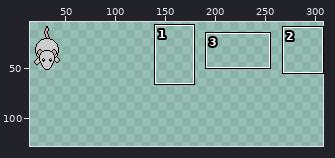
One commit to this sprite sheet: assets/sprites.png. The picture above shows the old version from afar; the outline marks the close-up.
Close-up. Earlier state:
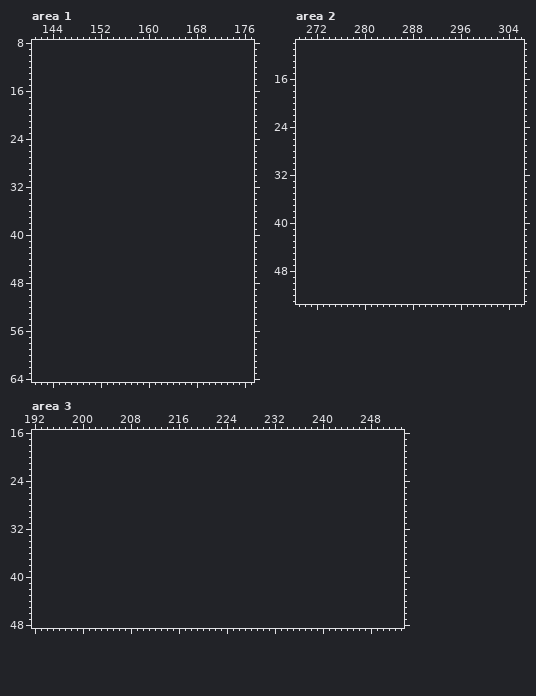
The file is 64x64 pixels. Shown: area 1: x 141..177, y 8..64; area 2: x 269..306, y 10..53; area 3: x 192..253, y 16..48. The old version is drawn lined up with the new one, on the new canvas. The wide view leaves out empty margins. The commit also changed other parts of the picture, which this record leaves out.
After:
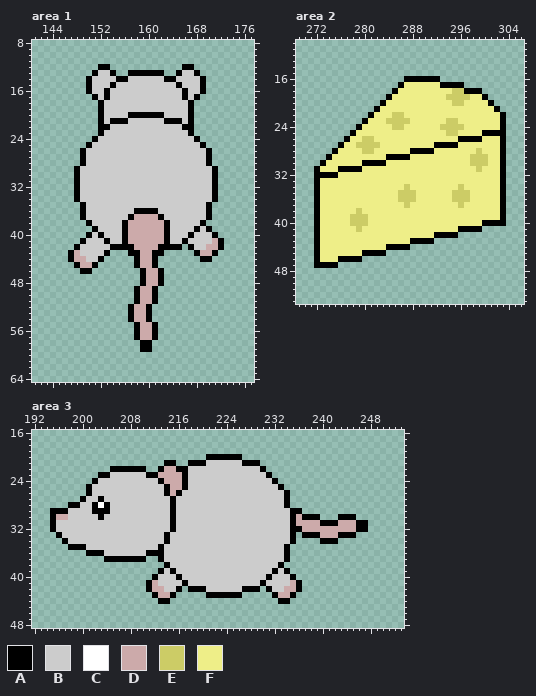
Palette (. is transparent): A #000000  B #cccccc  C #ffffff  D #ccaaaa  E #cccc66  F #eeee88
The exact change:
canvas 64x64 -> 320x128
Changed rows in their new state; - is an unchanged pixel.
Area 1:
first column x 147:
12 -----AA------------AA-----
13 ----ABBA--AAAAAA--ABBA----
14 ---ABBBBAABBBBBBAABBBBA---
15 ---ABBBABBBBBBBBBBABBBA---
16 ---ABBABBBBBBBBBBBBABBA---
17 ----ABABBBBBBBBBBBBABA----
18 -----ABBBBBBBBBBBBBBA-----
19 -----ABBBBBBBBBBBBBBA-----
20 -----ABBBBAAAAAABBBBA-----
21 -----ABAAABBBBBBAAABA-----
22 -----AABBBBBBBBBBBBAA-----
23 -----ABBBBBBBBBBBBBBA-----
24 ----ABBBBBBBBBBBBBBBBA----
25 ---ABBBBBBBBBBBBBBBBBBA---
26 --ABBBBBBBBBBBBBBBBBBBBA--
27 --ABBBBBBBBBBBBBBBBBBBBA--
28 --ABBBBBBBBBBBBBBBBBBBBA--
29 -ABBBBBBBBBBBBBBBBBBBBBBA-
30 -ABBBBBBBBBBBBBBBBBBBBBBA-
31 -ABBBBBBBBBBBBBBBBBBBBBBA-
32 -ABBBBBBBBBBBBBBBBBBBBBBA-
33 -ABBBBBBBBBBBBBBBBBBBBBBA-
34 -ABBBBBBBBBBBBBBBBBBBBBBA-
35 --ABBBBBBBBBBBBBBBBBBBBA--
36 --ABBBBBBBBAAAABBBBBBBBA--
37 --ABBBBBBBADDDDABBBBBBBA--
38 ---ABBBBBADDDDDDABBBBBA---
39 ----ABBBBADDDDDDABBBBABA--
40 ---ABABBBADDDDDDABBBABBBA-
41 --ABBBABBADDDDDDABBABBBBDA
42 -ABBBBBAAAADDDDAAAA-ABBDDA
43 ADBBBBA---AADDAA-----ADDA-
44 ADDBBA-----ADDA-------AA--
45 -ADDA------ADDA-----------
46 --AA--------ADDA----------
47 ------------ADDA----------
48 ------------ADDA----------
49 -----------ADDA-----------
50 -----------ADDA-----------
51 -----------ADDA-----------
52 ----------ADDA------------
53 ----------ADDA------------
54 ----------ADDA------------
55 -----------ADDA-----------
56 -----------ADDA-----------
57 -----------ADDA-----------
58 ------------AA------------
59 ------------AA------------
Area 2:
first column x 272:
16 ---------------AAAAAA-----------
17 --------------AFFFFFFAAAA-------
18 -------------AFFFFFFFFFEEAAA----
19 ------------AFFFFFFFFFEEEEFFA---
20 -----------AFFFFFFFFFFFEEFFFFA--
21 ----------AFFFFFFFFFFFFFFFFFFFA-
22 ---------AFFFEEFFFFFFFFFFFFFFFFA
23 --------AFFFEEEEFFFFFFEEFFFFFFFA
24 -------AFFFFFEEFFFFFFEEEEFFFFFFA
25 ------AFFFFFFFFFFFFFFFEEFFFFAAAA
26 -----AFFEEFFFFFFFFFFFFFFAAAAFFFA
27 ----AFFEEEEFFFFFFFFFAAAAFFFFFFFA
28 ---AFFFFEEFFFFFFAAAAFFFFFFFEFFFA
29 --AFFFFFFFFFAAAAFFFFFFFFFFEEEFFA
30 -AFFFFFFAAAAFFFFFFFFFFFFFFEEEFFA
31 AFFFAAAAFFFFFFFFFFFFFFFFFFFEFFFA
32 AAAAFFFFFFFFFFFFFFFFFFFFFFFFFFFA
33 AFFFFFFFFFFFFFFFFFFFFFFFFFFFFFFA
34 AFFFFFFFFFFFFFFEFFFFFFFFEFFFFFFA
35 AFFFFFFFFFFFFFEEEFFFFFFEEEFFFFFA
36 AFFFFFFFFFFFFFEEEFFFFFFEEEFFFFFA
37 AFFFFFFFFFFFFFFEFFFFFFFFEFFFFFFA
38 AFFFFFFEFFFFFFFFFFFFFFFFFFFFFFFA
39 AFFFFFEEEFFFFFFFFFFFFFFFFFFFFFFA
40 AFFFFFEEEFFFFFFFFFFFFFFFFFFFAAAA
41 AFFFFFFEFFFFFFFFFFFFFFFFAAAA----
42 AFFFFFFFFFFFFFFFFFFFAAAA--------
43 AFFFFFFFFFFFFFFFAAAA------------
44 AFFFFFFFFFFFAAAA----------------
45 AFFFFFFFAAAA--------------------
46 AFFFAAAA------------------------
47 AAAA----------------------------
Area 3:
first column x 195:
20 --------------------------AAAAAA---------------------
21 -------------------AA--AAABBBBBBAAA------------------
22 ----------AAAAAA--ADDAABBBBBBBBBBBBA-----------------
23 --------AABBBBBBAADDDDABBBBBBBBBBBBBA----------------
24 -------ABBBBBBBBBBADDDABBBBBBBBBBBBBBA---------------
25 ------ABBBBBBBBBBBBADDABBBBBBBBBBBBBBBA--------------
26 ------ABBBBBBBBBBBBADABBBBBBBBBBBBBBBBBA-------------
27 -----ABBABBBBBBBBBBBABBBBBBBBBBBBBBBBBBA-------------
28 ---AABBACABBBBBBBBBBABBBBBBBBBBBBBBBBBBA-------------
29 AAABBBBAAABBBBBBBBBBABBBBBBBBBBBBBBBBBBBAA-----------
30 ADDBBBBBABBBBBBBBBBBABBBBBBBBBBBBBBBBBBBADAAA---AAA--
31 ABBBBBBBBBBBBBBBBBBBABBBBBBBBBBBBBBBBBBBADDDDAAADDDAA
32 ABBBBBBBBBBBBBBBBBBBABBBBBBBBBBBBBBBBBBBAADDDDDDDDDAA
33 -ABBBBBBBBBBBBBBBBBABBBBBBBBBBBBBBBBBBBBA-AAADDDAAA--
34 --ABBBBBBBBBBBBBBBBABBBBBBBBBBBBBBBBBBBBA----AAA-----
35 ---AAABBBBBBBBBBBBABBBBBBBBBBBBBBBBBBBBA-------------
36 ------AAABBBBBBBAAABBBBBBBBBBBBBBBBBBBBA-------------
37 ---------AAAAAAA--ABBBBBBBBBBBBBBBBBBBBA-------------
38 -------------------ABBBBBBBBBBBBBBBBBBA--------------
39 ------------------ABABBBBBBBBBBBBBBBBABA-------------
40 -----------------ABBBABBBBBBBBBBBBBBABBBA------------
41 ----------------ADBBBBABBBBBBBBBBBBABBBBDA-----------
42 ----------------ADDBBA-AAABBBBBBAAA-ABBDDA-----------
43 -----------------ADDA-----AAAAAA-----ADDA------------
44 ------------------AA------------------AA-------------
